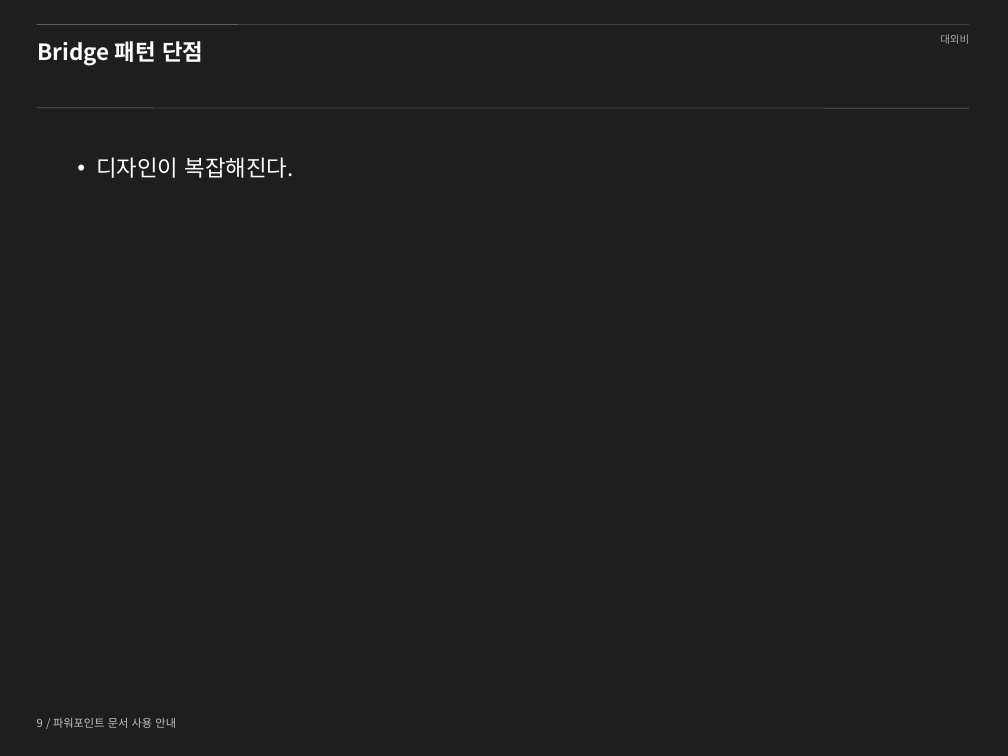
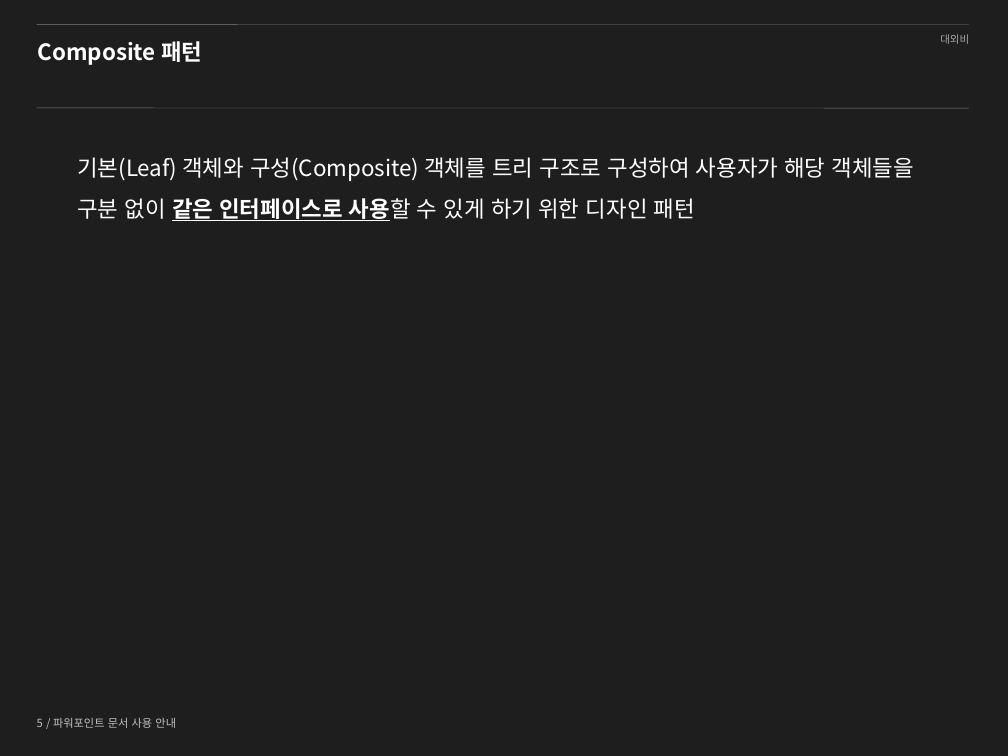
Before and after one commit to shyr/designpattern, a slide deck: slide 5 of src/_ppt/ch11.pptx (slide 9 before the commit). Drawn at 1008x756 pixels with LibreOffice and Linux fonts; fonts in the diff are those of the drawing; background and template pictures are left out. Boxes give left, top, right and bottom in pixels: in the first picture for what was removed or moved away, otherwise in the second. Text is boxed around its words. In the diff, an @@ line names an element or a change of style, - is before the commit and + after.

```diff
--- a/src/_ppt/ch11.pptx
+++ b/src/_ppt/ch11.pptx
@@ title at <box>38,41,202,65</box>: text changed @@
-Bridge 패턴 단점
+Composite 패턴
@@ text at <box>77,157,914,221</box>: text changed @@
-• 디자인이 복잡해진다.
+기본(Leaf) 객체와 구성(Composite) 객체를 트리 구조로 구성하여 사용자가 해당 객체들을 구분 없이 같은 인터페이스로 사용할 수 있게 하기 위한 디자인 패턴
```
Also in this commit, not shown: 5 slides removed, 1 other file.
